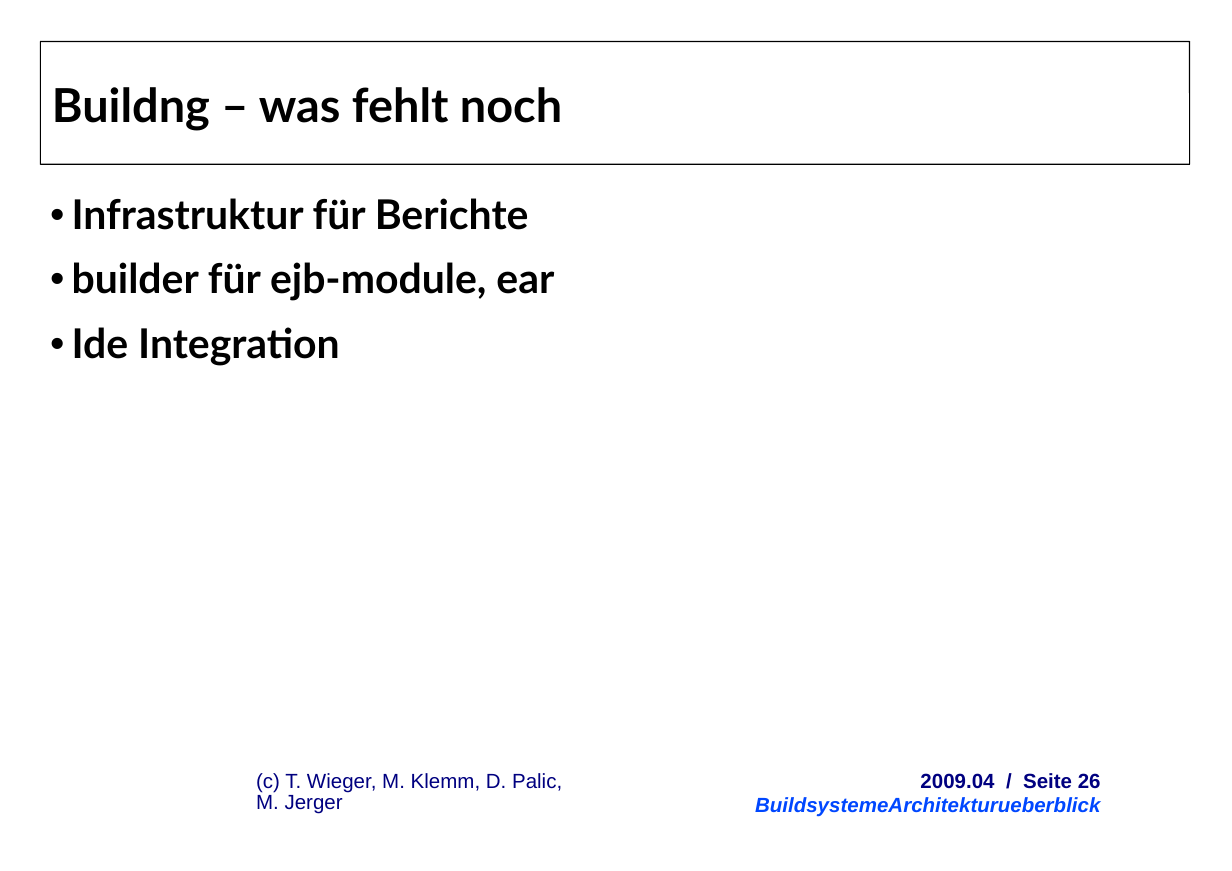
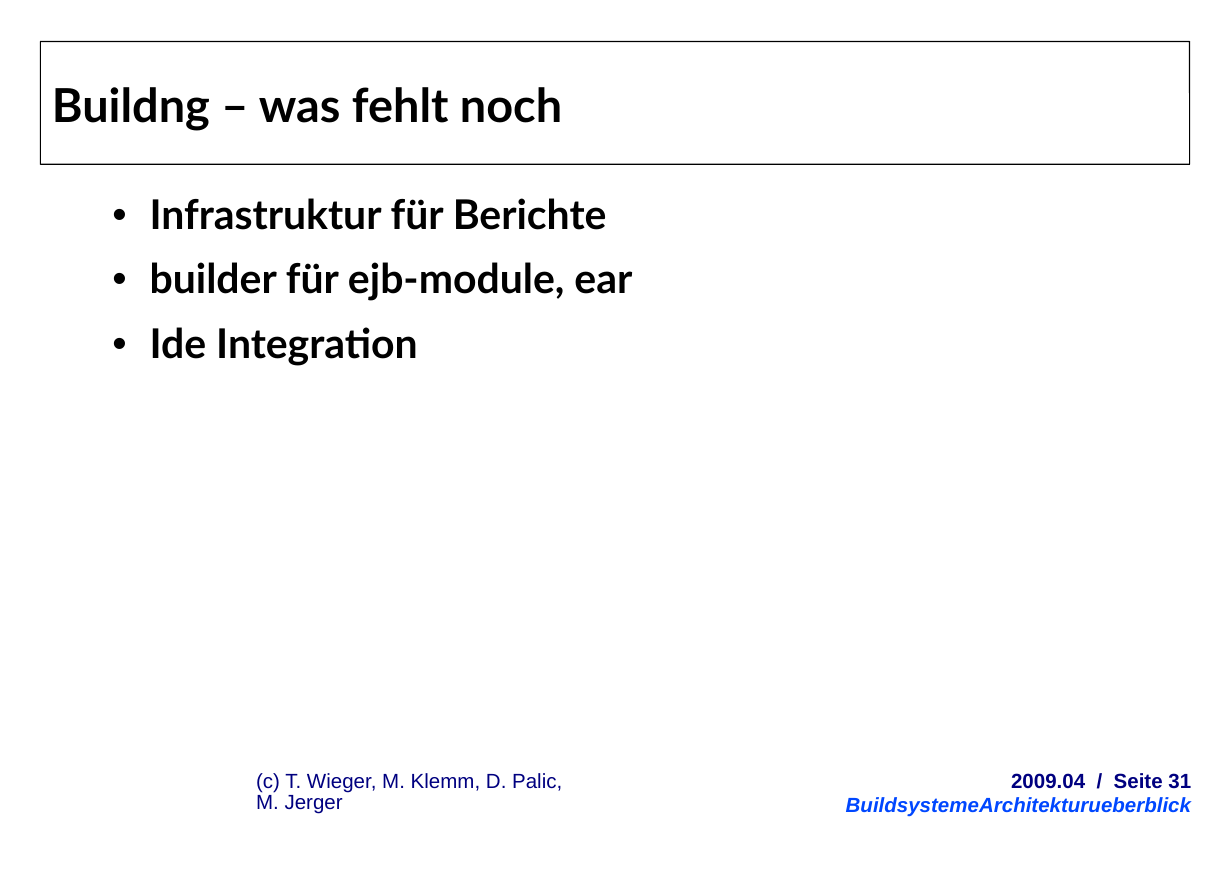
Before and after one commit to herrwieger/experttrainingbuildsystems, a slide deck: slide 31 of praesentationen/BuildsystemeArchitekturueberblick.odp (slide 26 before the commit). Drawn at 1232x871 pixels with LibreOffice and Linux fonts; fonts in the diff are those of the drawing; background and template pictures are left out. Boxes give left, top, right and bottom in pixels: in the first picture for what was removed or moved away, otherwise in the second. Text is boxed around its words. In the diff, an @@ line names an element or a change of style, - is before the commit and + after.

```diff
--- a/praesentationen/BuildsystemeArchitekturueberblick.odp
+++ b/praesentationen/BuildsystemeArchitekturueberblick.odp
@@ text "Infrastruktur für Berichte" at (150,198,632,366): indent changed @@
@@ text: place and size @@
-text at (755,773,1101,817)
+text at (846,773,1191,817)
@@ text at (1011,773,1191,789): text changed @@
-2009.04 / Seite 26
+2009.04 / Seite 31
```
Also in this commit, not shown: 26 other slides changed, 6 slides added, 1 other file.
